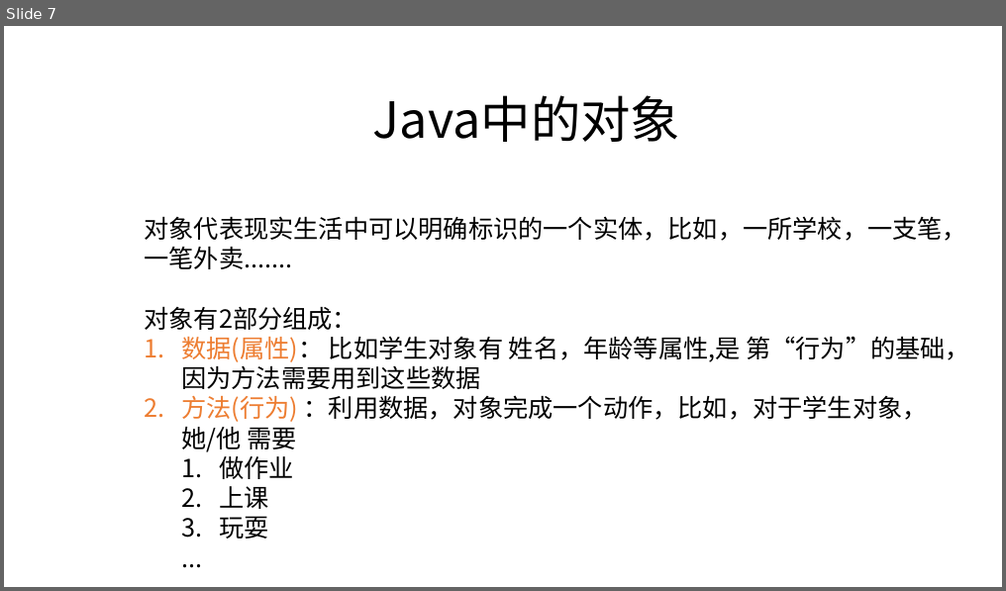
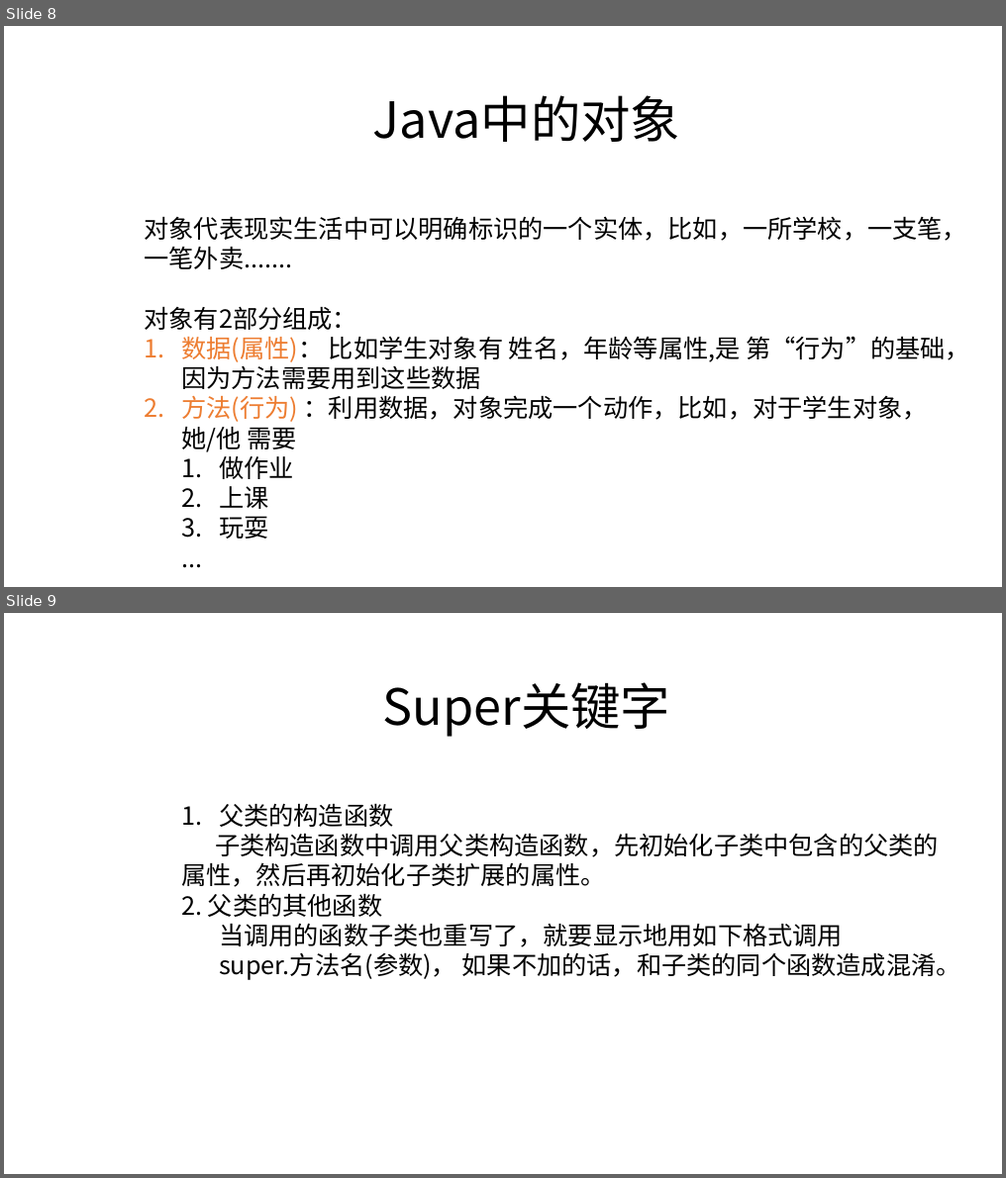
Before and after one commit to zjyesir/hmc_java_1, a slide deck: ppt/11.继承.pptx. Shown one above the other, each under a label of ours: slide 7 before the commit, slides 8 and 9 after it. The pictures are 1006x591 and 1006x1178 pixels, drawn with LibreOffice and Linux fonts; fonts in the diff are those of the drawing; background and template pictures are left out. Boxes give left, top, right and bottom in pixels: in the first picture for what was removed or moved away, otherwise in the second. Text is boxed around its words. In the diff, an @@ line names an element or a change of style, - is before the commit and + after.

```diff
--- a/ppt/11.继承.pptx
+++ b/ppt/11.继承.pptx
@@ slide 9 added at [4,613,1002,1174], background picture (left out) @@
@@ text added at [383,682,671,737], 48 pt, text #000000 @@
+Super关键字
@@ text added at [181,803,961,980], 24 pt, text #000000 @@
+  1. 父类的构造函数
+  子类构造函数中调用父类构造函数，先初始化子类中包含的父类的属性，然后再初始化子类扩展的属性。
+  2. 父类的其他函数
+    当调用的函数子类也重写了，就要显示地用如下格式调用
+    super.方法名(参数)， 如果不加的话，和子类的同个函数造成混淆。
@@ what was slide 7 is now slide 8 @@
```
Also in this commit, not shown: 2 slides changed, 7 other slides added, 3 slides removed, 2 other files.
